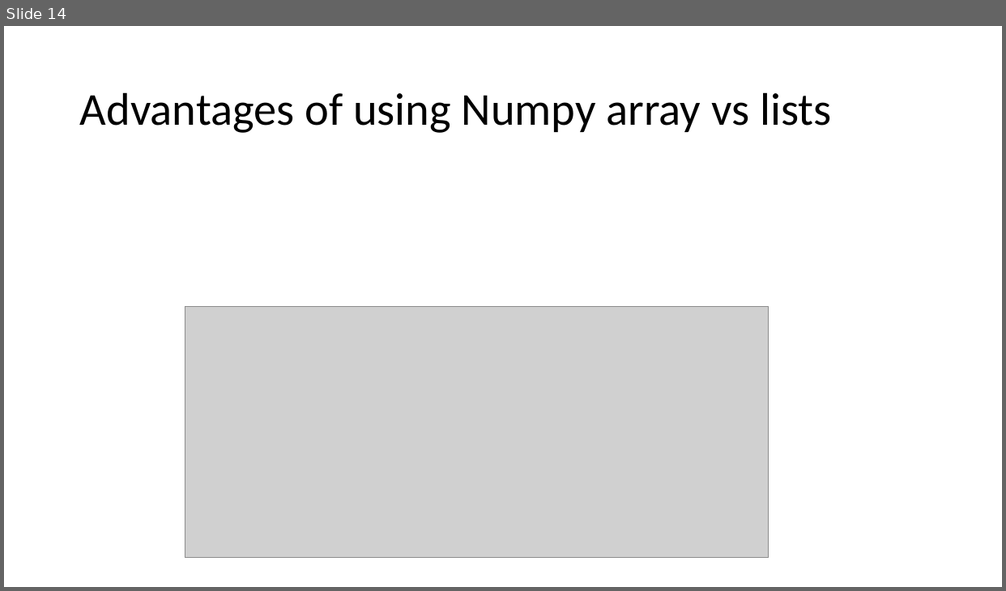
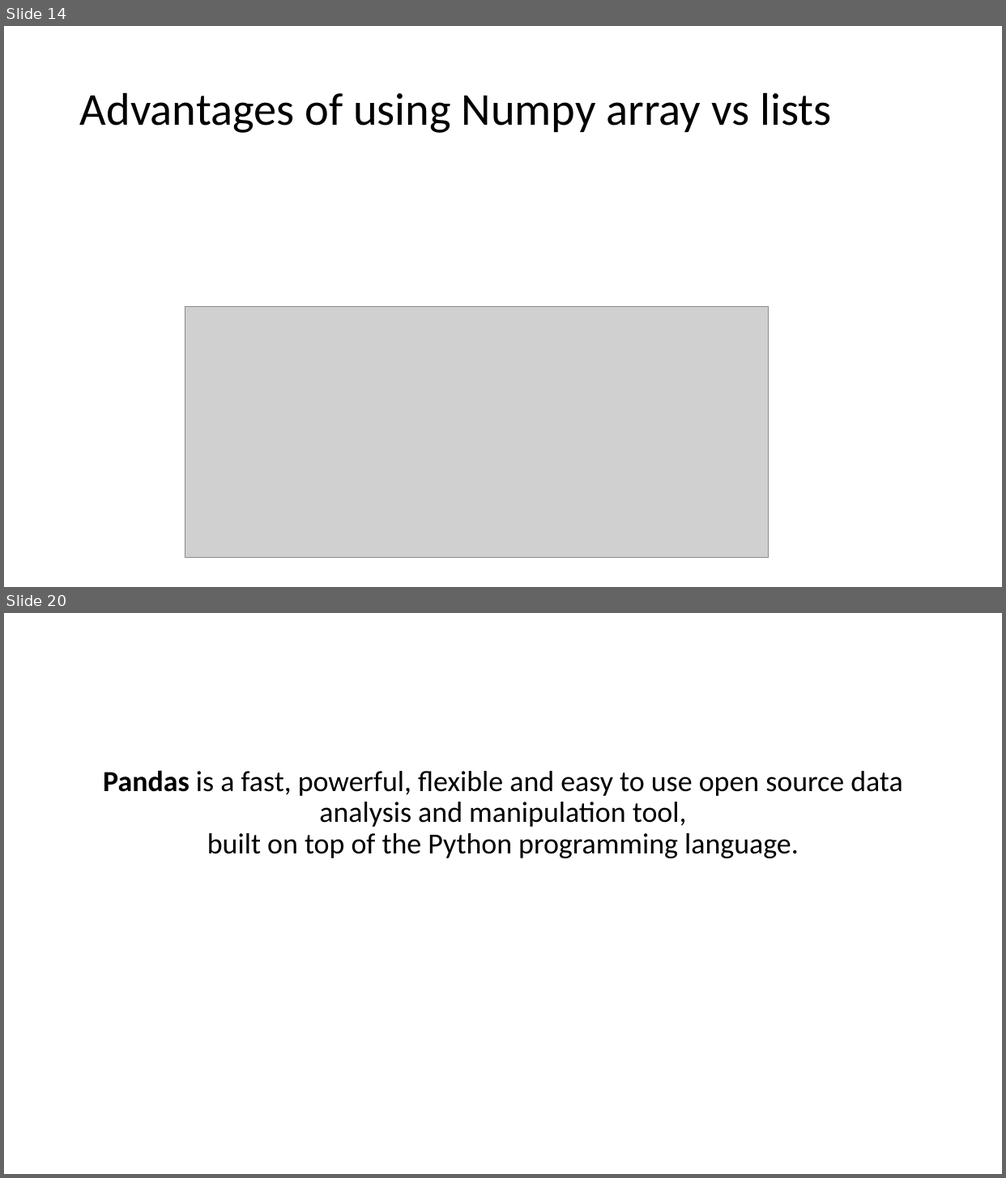
Before and after one commit to edyoda/DS290922A, a slide deck: EDYODA_DW/slides/Class1.pptx. Shown one above the other, each under a label of ours: slide 14 before the commit, slides 14 and 20 after it; the slides between them are not shown. The pictures are 1006x591 and 1006x1178 pixels, drawn with LibreOffice and Linux fonts; fonts in the diff are those of the drawing; grey boxes stand for pictures. Boxes give left, top, right and bottom in pixels: in the first picture for what was removed or moved away, otherwise in the second. Text is boxed around its words. In the diff, an @@ line names an element or a change of style, - is before the commit and + after.

Commit message:
slides till pandas with notebooks

```diff
--- a/EDYODA_DW/slides/Class1.pptx
+++ b/EDYODA_DW/slides/Class1.pptx
@@ slide 20 added at [4,613,1002,1174], background #FFFFFF @@
@@ text added at [103,770,903,858], 28 pt, text #000000 @@
+Pandas is a fast, powerful, flexible and easy to use open source data analysis and manipulation tool,
+built on top of the Python programming language.
```
Also in this commit, not shown: 6 other slides added, 6 other files.
